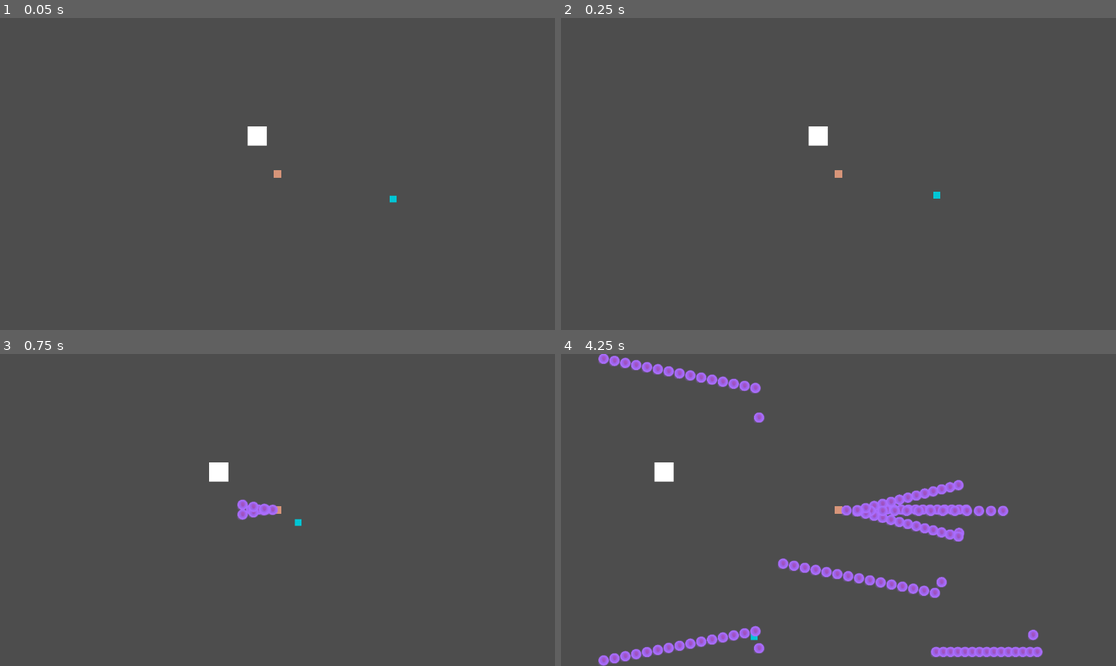
Above: before the commit, frames 1-4 (two rows, left to right).
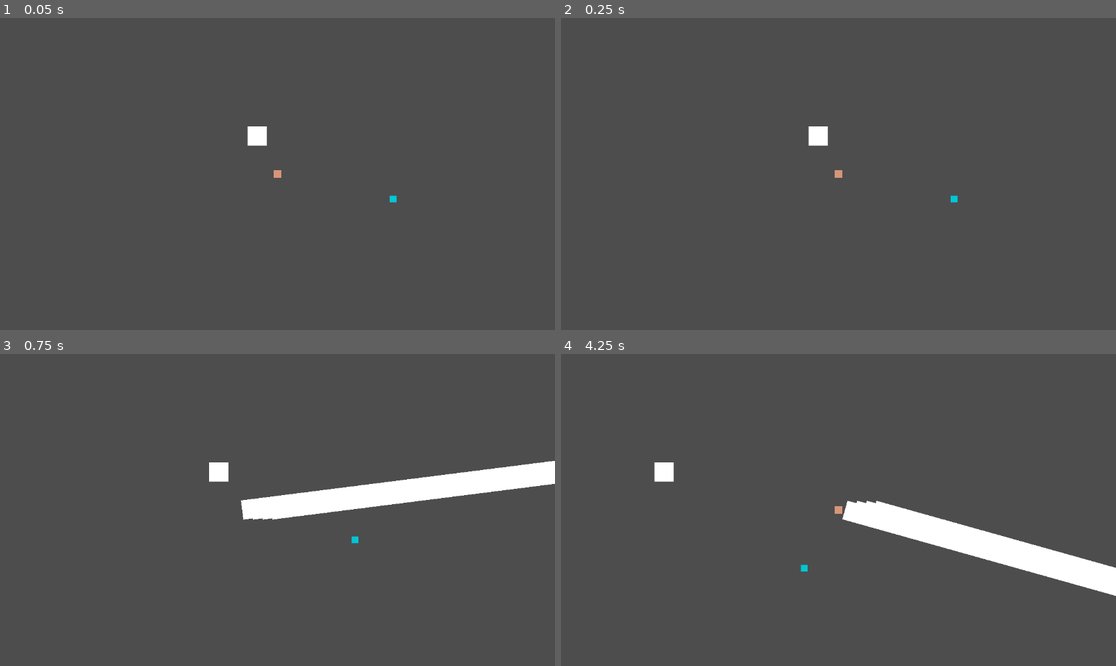
Above: after the commit, the same moments.

Repository: Simon014/PSLR2-Dungeon-Danmaku-Engine
Game: Godot game, scene res://RootScene.tscn
Same seed, same stepped clock (60 frames per second), same inputs: the game is played once before the commit and once after it.
Inputs (mouse positions are in pixels of both pictures, inside the frame that each line leads up to):
- Up to frame 1 (0.05 s): no input
- Up to frame 2 (0.25 s): no input
- Up to frame 3 (0.75 s): move the mouse to (399, 494) at 0.52 s; press the mouse at (399, 494) at 0.53 s; hold D (right) from 0.53 s (still down)
- Up to frame 4 (4.25 s): move the mouse to (727, 525) at 1.27 s; release D (right) at 1.28 s; release the mouse at (727, 525) at 1.28 s; hold S (down) 1.28-2.03 s; click (727, 525) at 1.35 s; move the mouse to (894, 441) at 2.02 s; press the mouse at (894, 441) at 2.03 s; hold D (right) 2.03-2.78 s; move the mouse to (810, 572) at 2.77 s; release the mouse at (810, 572) at 2.78 s; hold W (up) 2.78-3.53 s; click (810, 572) at 2.85 s; move the mouse to (1005, 556) at 3.52 s; press the mouse at (1005, 556) at 3.53 s; hold A (left) from 3.53 s (still down)

Frame 1 is identical in both runs. In frame 2, less than 0.1% of the frame differs, in the area x 67-72%, y 55-60%; in frame 3, 4.3%; in frame 4, 8.9%, in the area x 6-100%, y 0-100%.

Commit message:
adding lazer and lazer detection

Diff:
--- a/pslr-2-dungeon-danmaku-engine/DDEcore/core_partner_vars.gd
+++ b/pslr-2-dungeon-danmaku-engine/DDEcore/core_partner_vars.gd
@@ -17,3 +17,4 @@
 var SlowRemaining = 0
 var DefLowerRemaining = 0
 var AtkLowerRemaining = 0
+var followdist = 400
--- /dev/null
+++ b/pslr-2-dungeon-danmaku-engine/Entities/bullets/lazer/lazer.gd
@@ -0,0 +1,19 @@
+extends CharacterBody2D
+
+@export var damage = 10
+var direction
+@export var TTL = 5
+@export var width = 1
+
+func _ready() -> void:
+	rotate(direction.angle() - PI/2)
+	$TTL.wait_time = TTL
+	$CollisionShape2D.disabled = false
+	scale = Vector2(width,width)
+	name = "lazer"
+	$TTL.start()
+
+
+func _on_ttl_timeout() -> void:
+	queue_free()
+	pass # Replace with function body.
--- /dev/null
+++ b/pslr-2-dungeon-danmaku-engine/Entities/bullets/lazer/lazer.tscn
@@ -0,0 +1,64 @@
+[gd_scene format=3 uid="uid://r6gfk2tnng3l"]
+
+[ext_resource type="Script" uid="uid://btogcw64vb6d5" path="res://Entities/bullets/lazer/lazer.gd" id="1_8kuny"]
+
+[sub_resource type="Animation" id="Animation_7d5bh"]
+length = 0.001
+tracks/0/type = "value"
+tracks/0/imported = false
+tracks/0/enabled = true
+tracks/0/path = NodePath("ColorRect:color:a")
+tracks/0/interp = 1
+tracks/0/loop_wrap = true
+tracks/0/keys = {
+"times": PackedFloat32Array(0),
+"transitions": PackedFloat32Array(1),
+"update": 1,
+"values": [1.0]
+}
+
+[sub_resource type="Animation" id="Animation_8kuny"]
+resource_name = "shoot"
+tracks/0/type = "value"
+tracks/0/imported = false
+tracks/0/enabled = true
+tracks/0/path = NodePath("ColorRect:color:a")
+tracks/0/interp = 1
+tracks/0/loop_wrap = true
+tracks/0/keys = {
+"times": PackedFloat32Array(0, 1),
+"transitions": PackedFloat32Array(2.2973874, 0.15932012),
+"update": 0,
+"values": [0.0, 0.5]
+}
+
+[sub_resource type="AnimationLibrary" id="AnimationLibrary_pakwb"]
+_data = {
+&"RESET": SubResource("Animation_7d5bh"),
+&"shoot": SubResource("Animation_8kuny")
+}
+
+[sub_resource type="RectangleShape2D" id="RectangleShape2D_7d5bh"]
+size = Vector2(40, 1049)
+
+[node name="lazer" type="CharacterBody2D" unique_id=182749396]
+collision_layer = 8
+collision_mask = 0
+script = ExtResource("1_8kuny")
+
+[node name="ColorRect" type="ColorRect" parent="." unique_id=810013909]
+offset_left = -20.0
+offset_right = 20.0
+offset_bottom = 1049.0
+
+[node name="AnimationPlayer" type="AnimationPlayer" parent="." unique_id=910938473]
+libraries/ = SubResource("AnimationLibrary_pakwb")
+
+[node name="TTL" type="Timer" parent="." unique_id=2021760951]
+one_shot = true
+
+[node name="CollisionShape2D" type="CollisionShape2D" parent="." unique_id=1500123138]
+position = Vector2(0, 524.5)
+shape = SubResource("RectangleShape2D_7d5bh")
+
+[connection signal="timeout" from="TTL" to="." method="_on_ttl_timeout"]
--- a/pslr-2-dungeon-danmaku-engine/Entities/partner/PartnerController.gd
+++ b/pslr-2-dungeon-danmaku-engine/Entities/partner/PartnerController.gd
@@ -27,12 +27,11 @@
 	if (corePartnerVars.DefLowerRemaining > 0):
 		corePartnerVars.DefLowerRemaining -= 1
 	movementvector = Vector2.ZERO
-	if (not $DetectionArea.has_overlapping_bodies() and position.distance_to(corePlayerVars.position) > 100):
+	if (not $DetectionArea.has_overlapping_bodies() and position.distance_to(corePlayerVars.position) > corePartnerVars.followdist):
 		movementvector = position.direction_to(corePlayerVars.position)
 	else:
 		pass
 	for i in $DetectionArea.get_overlapping_bodies():
-		print(i.name)
 		if (i.name.contains("Bullet")):
 			if position.distance_to(i.position) < 10:
 				i.queue_free()
@@ -56,6 +55,21 @@
 				$StunCD.start()
 			elif position.distance_to(i.position) < i.explosionRadius*1.1:
 				movementvector -= position.direction_to(i.position) * 0.1/position.distance_to(i.position)
+		if (i.name.contains("lazer")):
+			var distToLazer = position.distance_to(i.position)*(asin(i.position.direction_to(position).angle() - i.direction.angle()))
+			print(distToLazer)
+			print(i.position.direction_to(position).angle() - i.direction.angle())
+			if (abs(distToLazer) < i.width * 20):
+				$StunCD.start()
+			elif(i.position.direction_to(position).angle() - i.direction.angle() > 0):
+				movementvector += Vector2.from_angle(i.direction.angle() + PI/2)
+				pass
+			elif(i.position.direction_to(position).angle() - i.direction.angle() < 0):
+				movementvector += Vector2.from_angle(i.direction.angle() - PI/2)
+				pass
+			#calc direction and distance to origin
+			#calc perpendicular angle to lazer, from kemoko (and if needed, do it depending on where Kemoko is against the direction of the lazer.
+			#find the angle between the perpendicular and the origin, then calculate distance to lazer invisible line.
 	movementvector = movementvector.normalized()
 	velocity = movementvector.normalized() * corePartnerVars.speed
 	pass # Replace with function body.
--- a/pslr-2-dungeon-danmaku-engine/Entities/player/PlayerController.gd
+++ b/pslr-2-dungeon-danmaku-engine/Entities/player/PlayerController.gd
@@ -1,14 +1,10 @@
 extends CharacterBody2D
 
 func attack():
-	var bullet = load("res://Entities/bullets/split/Bullet.tscn").instantiate()
-	bullet.speed = corePlayerVars.attackspeed
-	bullet.split = 3
-	bullet.acceleration = 0.1
-	bullet.speed = 100
-	bullet.TTL = 0.05
+	var bullet = load("res://Entities/bullets/lazer/lazer.tscn").instantiate()
+	bullet.position = position
+	bullet.TTL = 0.2
 	bullet.direction = position.direction_to(get_global_mouse_position())
-	bullet.position = position
 	get_parent().add_child(bullet)
 	pass
 
--- a/pslr-2-dungeon-danmaku-engine/debug.gd
+++ b/pslr-2-dungeon-danmaku-engine/debug.gd
@@ -1,8 +1,4 @@
 extends Node2D
 
 func _process(delta: float) -> void:
-	print(corePartnerVars.PoisonRemaining)
-	print(corePartnerVars.SlowRemaining)
-	print(corePartnerVars.AtkLowerRemaining)
-	print(corePartnerVars.DefLowerRemaining)
 	pass
Not shown, added: pslr-2-dungeon-danmaku-engine/Entities/bullets/lazer/lazer.gd.uid
